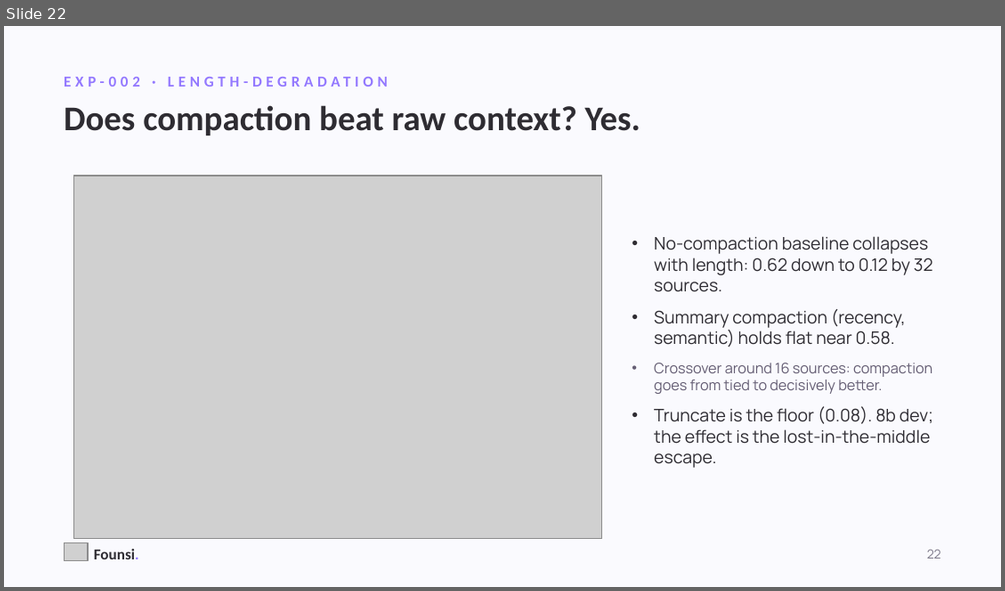
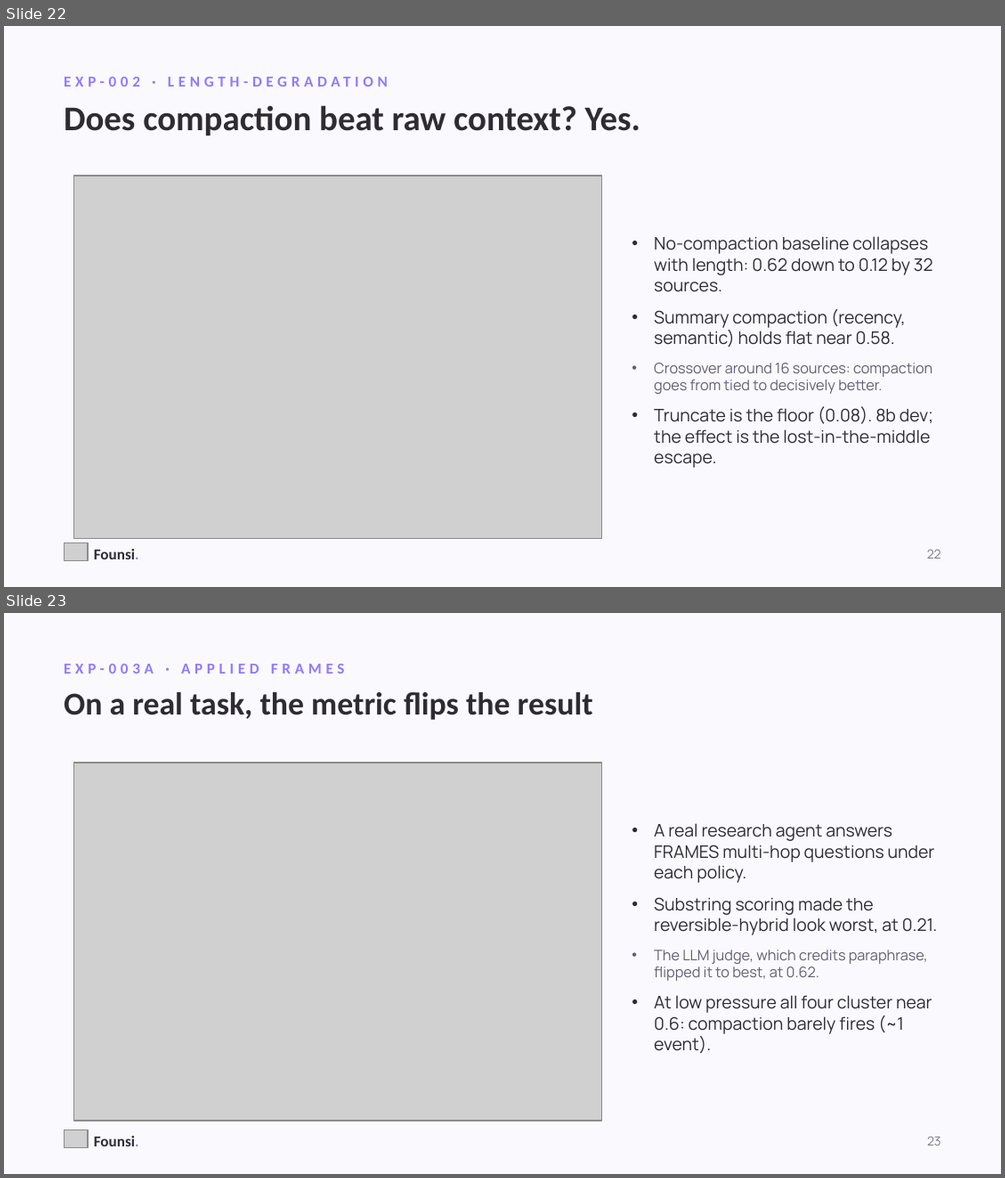
Before and after one commit to kanishkpatel1995/agent-harness, a slide deck: presentation/founsi-context-engineering.pptx. Shown one above the other, each under a label of ours: slide 22 before the commit, slides 22 and 23 after it. The pictures are 1005x591 and 1005x1178 pixels, drawn with LibreOffice and Linux fonts; fonts in the diff are those of the drawing; grey boxes stand for pictures. Boxes give left, top, right and bottom in pixels: in the first picture for what was removed or moved away, otherwise in the second. Text is boxed around its words. In the diff, an @@ line names an element or a change of style, - is before the commit and + after.

```diff
--- a/presentation/founsi-context-engineering.pptx
+++ b/presentation/founsi-context-engineering.pptx
@@ slide 23 added at (4,613,1001,1174), background #FAFAFE @@
@@ text added at (64,664,345,674), 11 pt, text #9378FF, bold @@
+EXP-003A · APPLIED FRAMES
@@ text added at (64,692,593,720), 23 pt, text #2E2C32, bold @@
+On a real task, the metric flips the result
@@ picture added at (73,763,602,1120) @@
@@ text added at (654,823,938,1053), 12.5 pt, text #2E2C32 @@
+• A real research agent answers FRAMES multi-hop questions under each policy.
+• Substring scoring made the reversible-hybrid look worst, at 0.21.
+• The LLM judge, which credits paraphrase, flipped it to best, at 0.62.
+• At low pressure all four cluster near 0.6: compaction barely fires (~1 event).
@@ picture added at (64,1129,88,1147) @@
@@ text added at (94,1135,139,1146), 11 pt, text #2E2C32, bold @@
+Founsi.
@@ text added at (927,1136,941,1145), 9 pt, text #7E7A8A @@
+23
```
Also in this commit, not shown: 3 slides changed, 1 other slide added, 4 other files.
